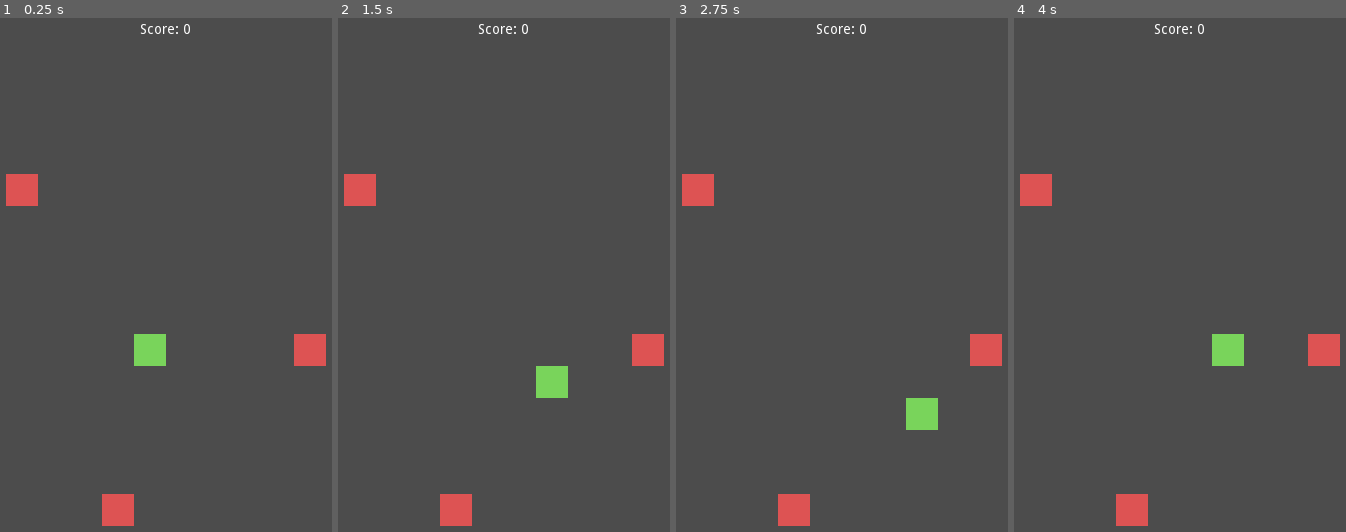
Above: before the commit, frames 1-4 (left to right).
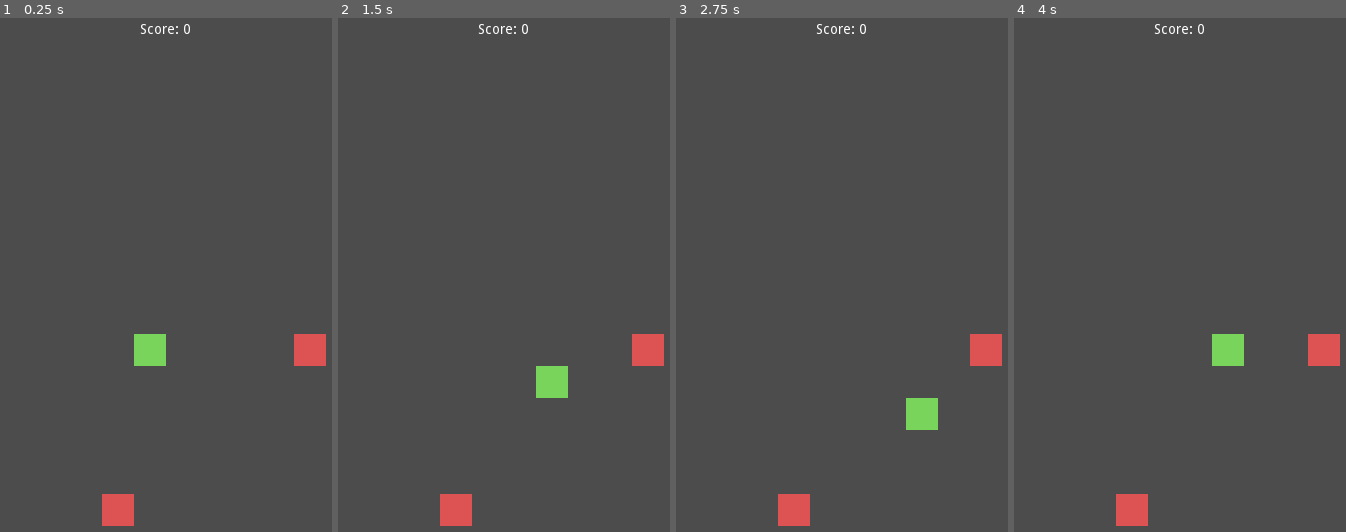
Above: after the commit, the same moments.

Repository: uheartbeast/snake-example
Game: Godot game, scene res://World.tscn
Two runs of this game, one before a commit and one after it. Both use one fixed random seed, a clock stepped at 60 frames per second and the inputs below.
Inputs:
- Up to frame 1 (0.25 s): no input
- Up to frame 2 (1.5 s): hold Right (ui_right) 0.53-1.28 s; tap Enter at 1.25 s; hold Down (ui_down) from 1.28 s (still down)
- Up to frame 3 (2.75 s): release Down (ui_down) at 2.03 s; hold Right (ui_right) from 2.03 s (still down)
- Up to frame 4 (4 s): tap Space at 2.75 s; release Right (ui_right) at 2.78 s; hold Up (ui_up) 2.78-3.53 s; hold Left (ui_left) from 3.53 s (still down)

The runs differ from the first frame. In frame 1, 0.6% of the frame differs, in the area x 1-12%, y 30-37%; in frame 2, 0.6%; in frame 3, 0.6%; in frame 4, 0.6%.

Commit message:
changes.

Diff:
--- a/World.tscn
+++ b/World.tscn
@@ -26,4 +26,4 @@
 position = Vector2( 256, 480 )
 
 [node name="Apple3" parent="." instance=ExtResource( 2 )]
-position = Vector2( 160, 160 )
+position = Vector2( 448, 320 )
